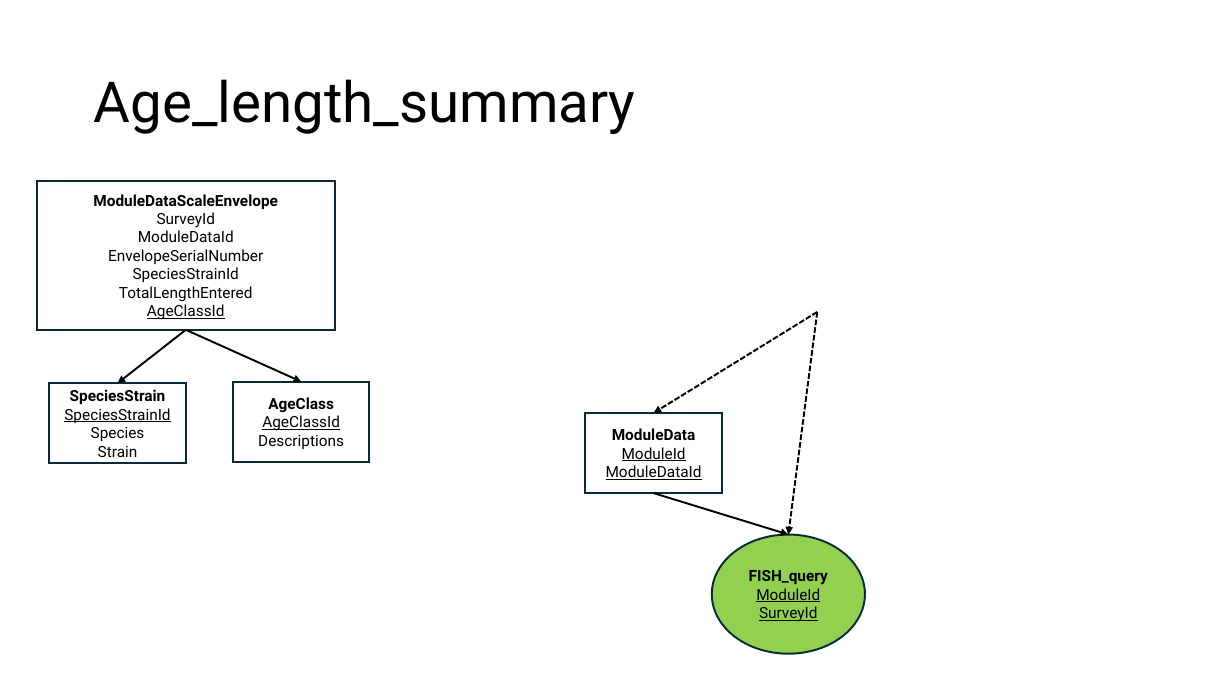
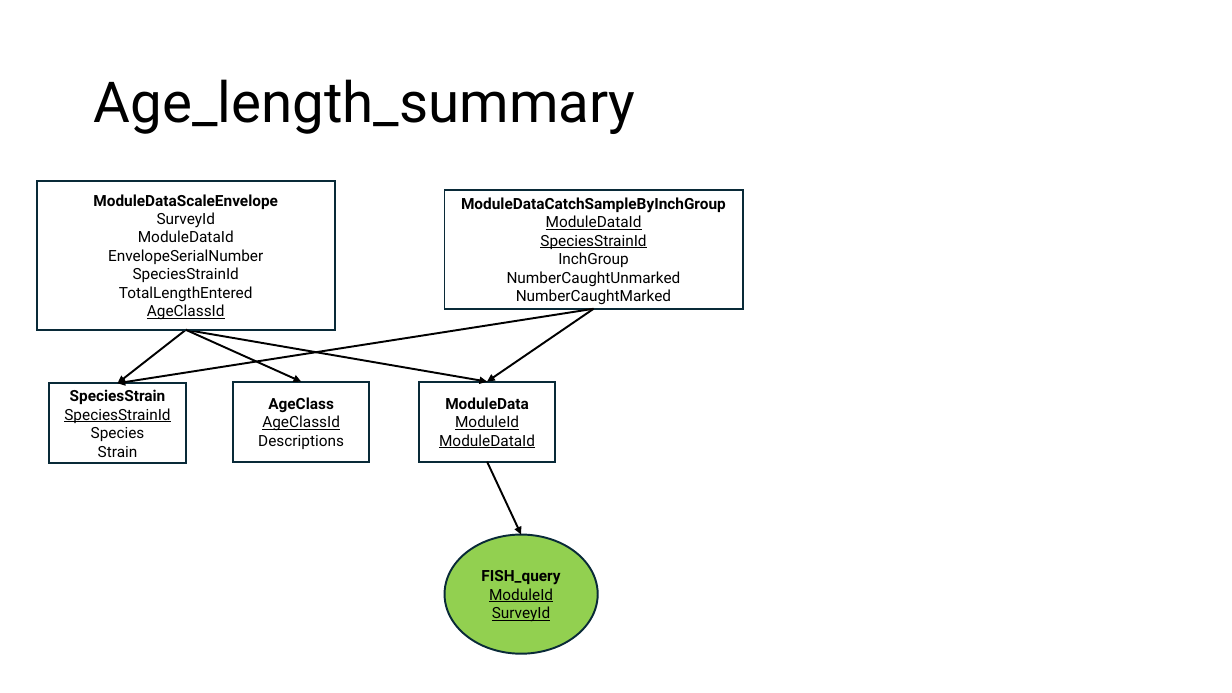
Before and after one commit to DNRFISH/MFA, a slide deck: slide 5 of dev/MFA_table_joins.pptx. Drawn at 1232x693 pixels with LibreOffice and Linux fonts; fonts in the diff are those of the drawing. Boxes give left, top, right and bottom in pixels: in the first picture for what was removed or moved away, otherwise in the second. Text is boxed around its words. In the diff, an @@ line names an element or a change of style, - is before the commit and + after.

```diff
--- a/dev/MFA_table_joins.pptx
+++ b/dev/MFA_table_joins.pptx
@@ rectangle added at (445,189,743,309), outline #092A39 1.5 pt, 12 pt, text #000000 @@
+ModuleDataCatchSampleByInchGroup
+ModuleDataId
+SpeciesStrainId
+InchGroup
+NumberCaughtUnmarked
+NumberCaughtMarked
@@ arrow added from (593, 309) to (117, 384), #000000 1.5 pt @@
@@ arrow added from (593, 309) to (487, 382), #000000 1.5 pt @@
@@ arrow removed from (817, 312) to (788, 535) @@
@@ arrow moved from (817, 312) - (653, 413) to (186, 330) - (487, 382) @@
@@ arrow (186, 330) - (487, 382): stroke #000000 1.5 pt dashed to #000000 1.5 pt @@
@@ rectangle "ModuleData": place and size @@
-rectangle "ModuleData" at (586,413,723,494)
+rectangle "ModuleData" at (419,382,555,462)
@@ arrow moved from (653, 494) - (788, 535) to (487, 462) - (521, 535) @@
@@ ellipse "FISH_query": place and size @@
-ellipse "FISH_query" at (712,535,865,654)
+ellipse "FISH_query" at (445,535,598,654)
```
Also in this commit, not shown: 1 other slide changed, 1 slide added.
